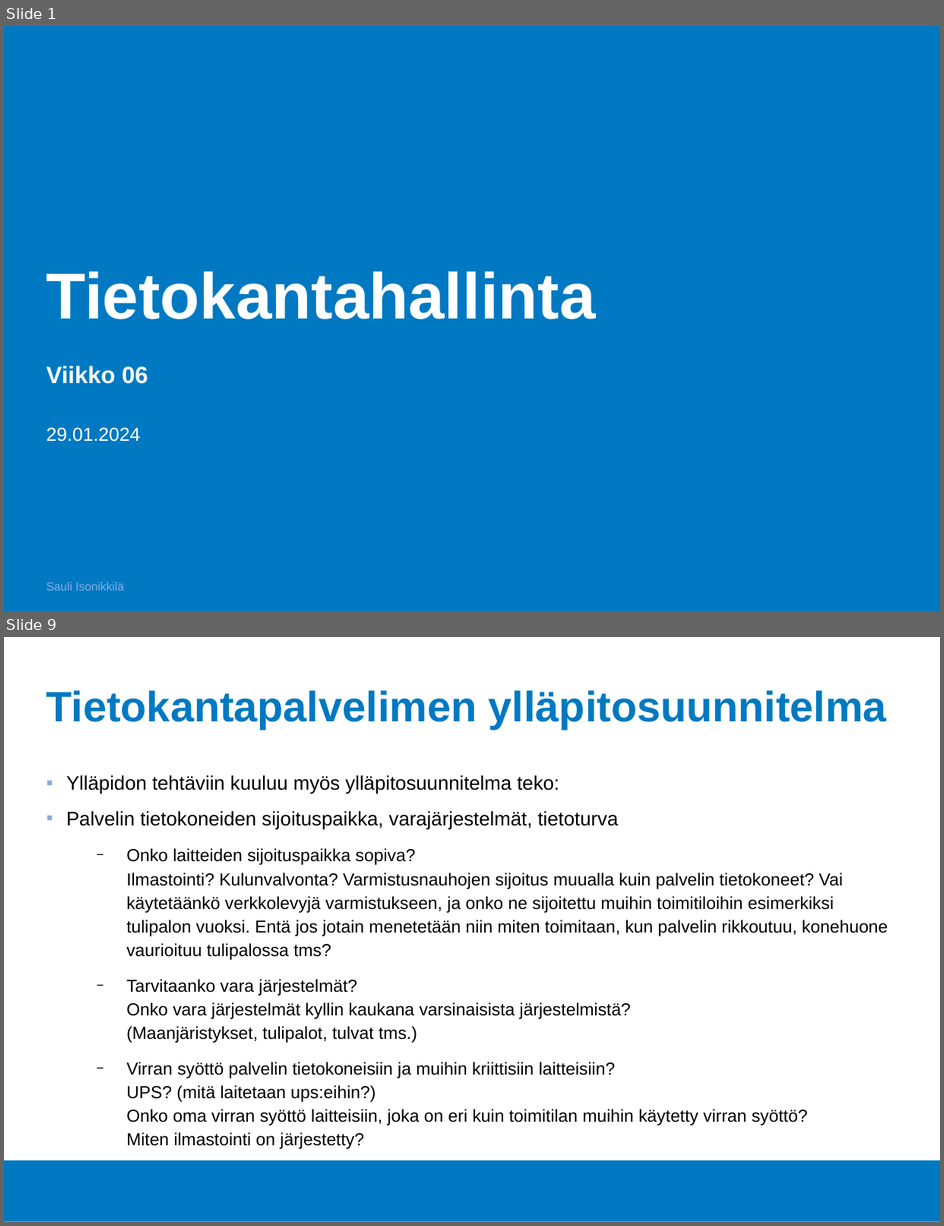
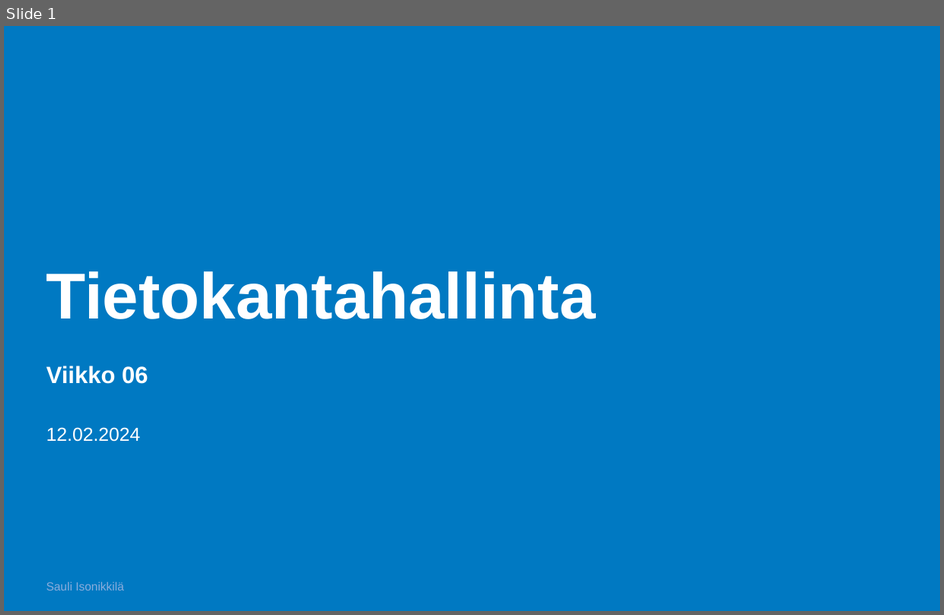
Before and after one commit to Tietokantahallinta/Tietokantahallinta.github.io, a slide deck: luennot/viikko06/Luentokalvot_06.odp. Shown one above the other, each under a label of ours: slides 1 and 9 before the commit, slide 1 after it; the slides between them are not shown. The pictures are 944x1226 and 944x615 pixels, drawn with LibreOffice and Linux fonts; fonts in the diff are those of the drawing; background and template pictures are left out. Boxes give left, top, right and bottom in pixels: in the first picture for what was removed or moved away, otherwise in the second. Text is boxed around its words. In the diff, an @@ line names an element or a change of style, - is before the commit and + after.

```diff
--- a/luennot/viikko06/Luentokalvot_06.odp
+++ b/luennot/viikko06/Luentokalvot_06.odp
@@ slide 9 removed at [4,637,940,1222], background #FFFFFF; not listed: 1 template element that a slide beside it also shows @@
@@ title removed at [47,690,887,728] @@
-Tietokantapalvelimen ylläpitosuunnitelma
@@ text removed at [66,775,888,1149] @@
-▪ Ylläpidon tehtäviin kuuluu myös ylläpitosuunnitelma teko:
-▪ Palvelin tietokoneiden sijoituspaikka, varajärjestelmät, tietoturva
-  − Onko laitteiden sijoituspaikka sopiva?
-    Ilmastointi? Kulunvalvonta? Varmistusnauhojen sijoitus muualla kuin palvelin tietokoneet? Vai käytetäänkö verkkolevyjä varmistukseen, ja onko ne sijoitettu muihin toimitiloihin esimerkiksi tulipalon vuoksi. Entä jos jotain menetetään niin miten toimitaan, kun palvelin rikkoutuu, konehuone vaurioituu tulipalossa tms?
-  − Tarvitaanko vara järjestelmät?
-    Onko vara järjestelmät kyllin kaukana varsinaisista järjestelmistä?
-    (Maanjäristykset, tulipalot, tulvat tms.)
-  − Virran syöttö palvelin tietokoneisiin ja muihin kriittisiin laitteisiin?
-    UPS? (mitä laitetaan ups:eihin?)
-    Onko oma virran syöttö laitteisiin, joka on eri kuin toimitilan muihin käytetty virran syöttö?
-    Miten ilmastointi on järjestetty?
@@ slide 1 changed as well @@
@@ text at [47,427,141,442]: text changed @@
-29.01.2024
+12.02.2024
```
Also in this commit, not shown: 1 other slide changed, 1 slide added, 8 other slides removed, 14 other files.
